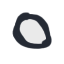
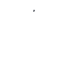
Layered file, before and after one edit (64x64). Changes by layer:
added layer "Rays" above "Line" over [left=12, top=9, right=52, bottom=49]
renamed "Paint Layer 1" to "Line", painted on it over [left=12, top=9, right=52, bottom=49]
added layer "Color" (1st of 2) above "Rod" over [left=12, top=9, right=52, bottom=49]
